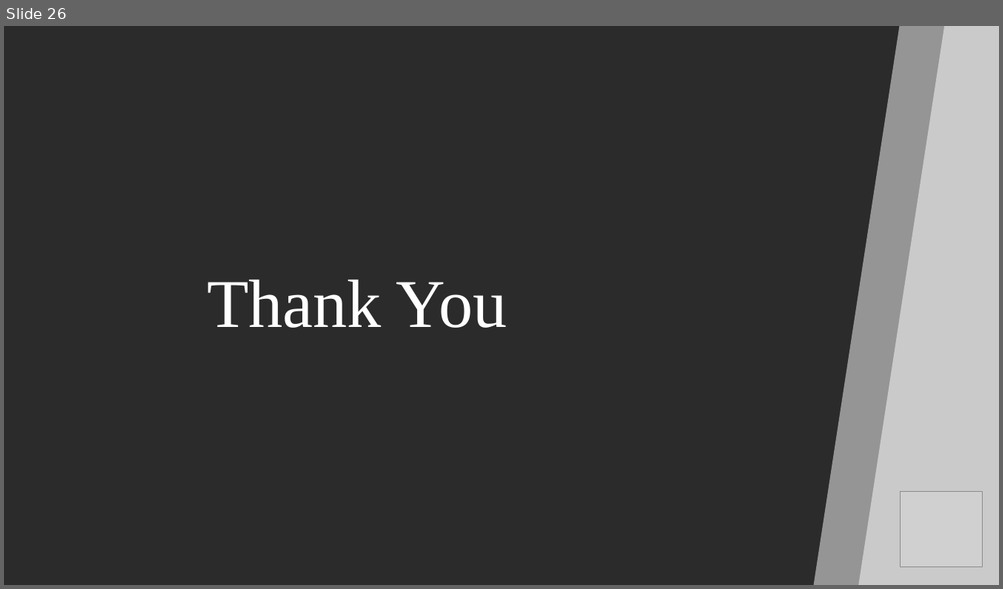
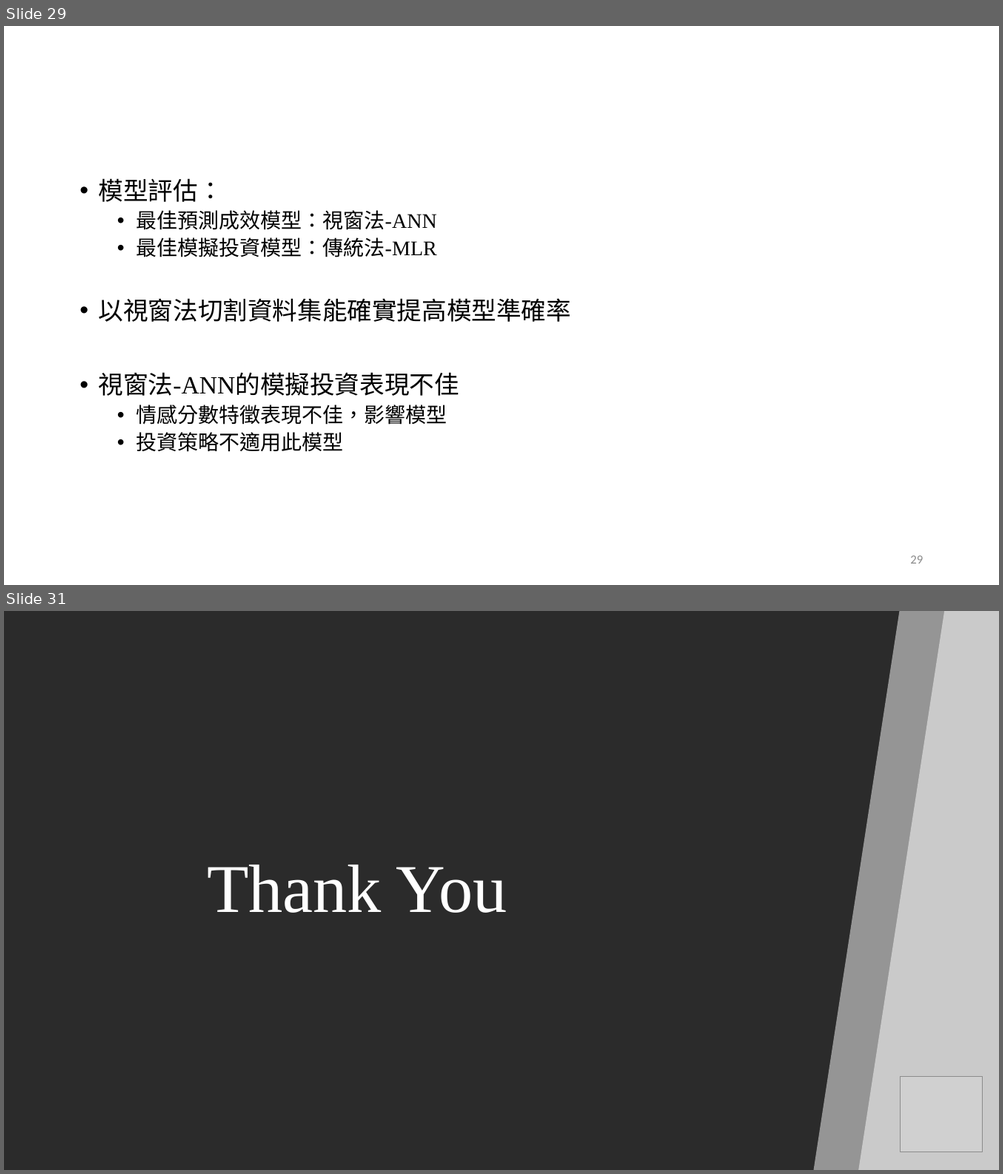
Before and after one commit to Skya-neko/StockPrediction, a slide deck: document/基於財經字典與分析指標的神經網路預測股價趨勢.pptx. Shown one above the other, each under a label of ours: slide 26 before the commit, slides 29 and 31 after it; the slides between them are not shown. The pictures are 1003x589 and 1003x1174 pixels, drawn with LibreOffice and Linux fonts; fonts in the diff are those of the drawing; grey boxes stand for pictures; background and template pictures are left out; a plain dark background stands for a picture behind light text. Boxes give left, top, right and bottom in pixels: in the first picture for what was removed or moved away, otherwise in the second. Text is boxed around its words. In the diff, an @@ line names an element or a change of style, - is before the commit and + after.

```diff
--- a/document/基於財經字典與分析指標的神經網路預測股價趨勢.pptx
+++ b/document/基於財經字典與分析指標的神經網路預測股價趨勢.pptx
@@ slide 29 added at (4, 26, 999, 585), background #FFFFFF @@
@@ title added at (73, 56, 930, 164), 44 pt, text #FFFFFF @@
+Conclusion (1/2)
@@ text added at (99, 178, 571, 452), 20 pt, text #000000 @@
+• 模型評估：
+  • 最佳預測成效模型：視窗法-ANN
+  • 最佳模擬投資模型：傳統法-MLR
+• 以視窗法切割資料集能確實提高模型準確率
+• 視窗法-ANN的模擬投資表現不佳
+  • 情感分數特徵表現不佳，影響模型
+  • 投資策略不適用此模型
@@ page number added at (910, 556, 922, 564), 12 pt, text #8C8C8C @@
+29
@@ what was slide 26 is now slide 31 @@
```
Also in this commit, not shown: 19 slides changed, 7 other slides added, 8 slides removed, 1 other file.
